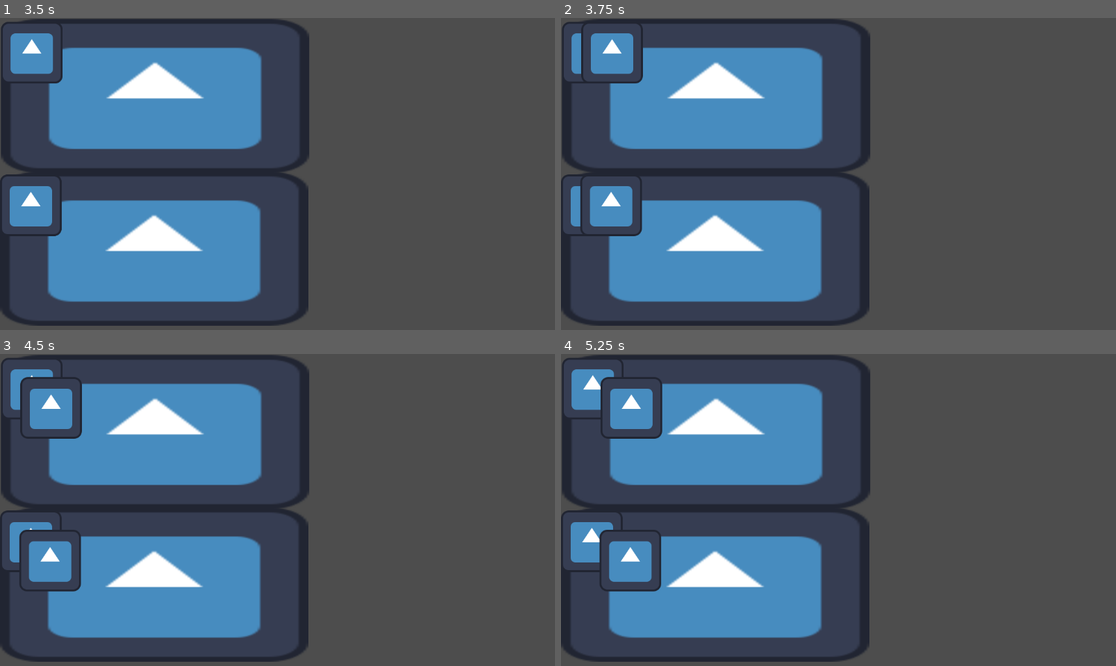
Above: before the commit, frames 1-4 (two rows, left to right).
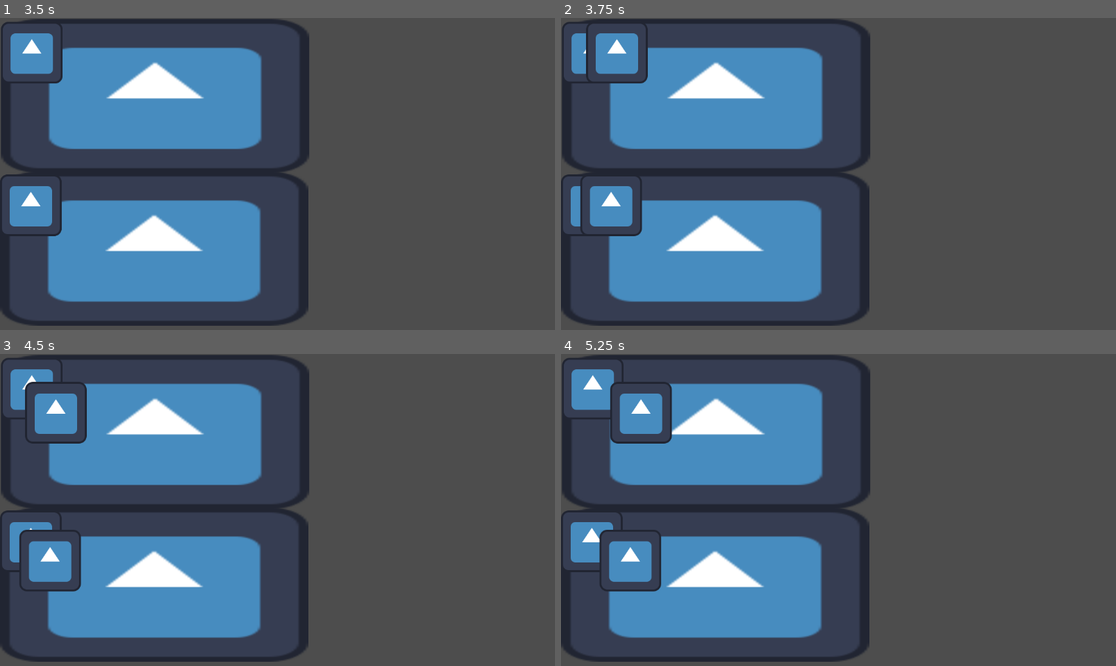
Above: after the commit, the same moments.

Repository: BYU-GameDevClub/ThreeSquareSquires
Game: Godot game, scene res://main.tscn
Two runs of this game, one before a commit and one after it. Both use one fixed random seed, a clock stepped at 60 frames per second and the inputs below. The engine's default icon, where the game draws it, is replaced by a stand-in: a white triangle on a blue panel in a dark square.
Inputs (mouse positions are in pixels of both pictures, inside the frame that each line leads up to):
- Up to frame 1 (3.5 s): click (49, 46) at 0.52 s; type "12" at 0.6 s; click "HOST" at 1.25 s; click (49, 30) at 2.02 s; type "12" at 2.1 s; click "JOIN" at 2.75 s
- Up to frame 2 (3.75 s): tap Enter (select) at 3.5 s; hold Right (move_right) from 3.53 s (still down); tap Z (return) at 3.6 s
- Up to frame 3 (4.5 s): tap Space at 4.25 s; release Right (move_right) at 4.28 s; hold Down (move_down) from 4.28 s (still down); tap Enter (select) at 4.35 s
- Up to frame 4 (5.25 s): tap Enter (select) at 5 s; release Down (move_down) at 5.03 s; hold Right (move_right) from 5.03 s (still down); tap Z (return) at 5.1 s

Frame 1 is identical in both runs. In frame 2, 0.7% of the frame differs, in the area x 3-16%, y 2-21%; in frame 3, 1.3%; in frame 4, 1.7%, in the area x 7-21%, y 7-29%.

Commit message:
Mutliplayer works??? 2
Maybe 2

Diff:
--- a/Board/Board.gd
+++ b/Board/Board.gd
@@ -32,7 +32,7 @@
 
 func RegisterPlayer():
 	set_multiplayer_authority(name.to_int())
-
+	$Player.ready_player()
 
 #For updating different location during the game loop
 func updateLocation(type,Coord):
--- a/Player/Player.gd
+++ b/Player/Player.gd
@@ -18,12 +18,11 @@
 var stage = 0
 
 #Change to board length for proper spacing
-func _ready():
-	if get_parent().name =="Board":
-		if get_parent().tileSize != null:
-			print('hi')
-			tileSize =  get_parent().tileSize
-			boardRef = get_parent()
+func ready_player():
+	if get_parent().tileSize != null:
+		print('hi')
+		tileSize =  get_parent().tileSize
+		boardRef = get_parent()
 
 	turnFlow()
 
